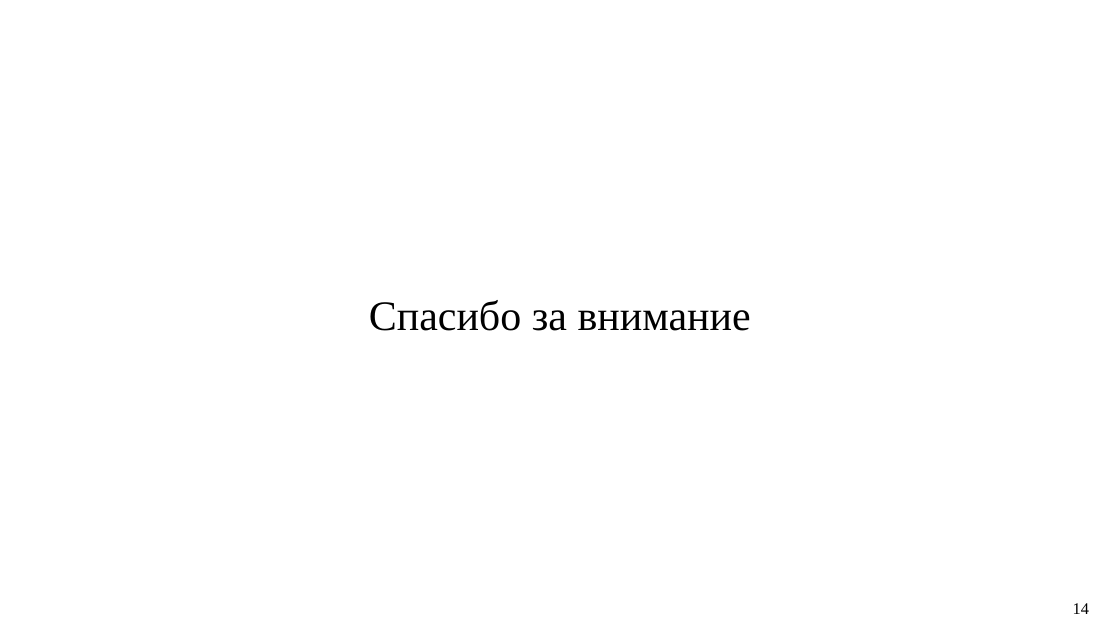
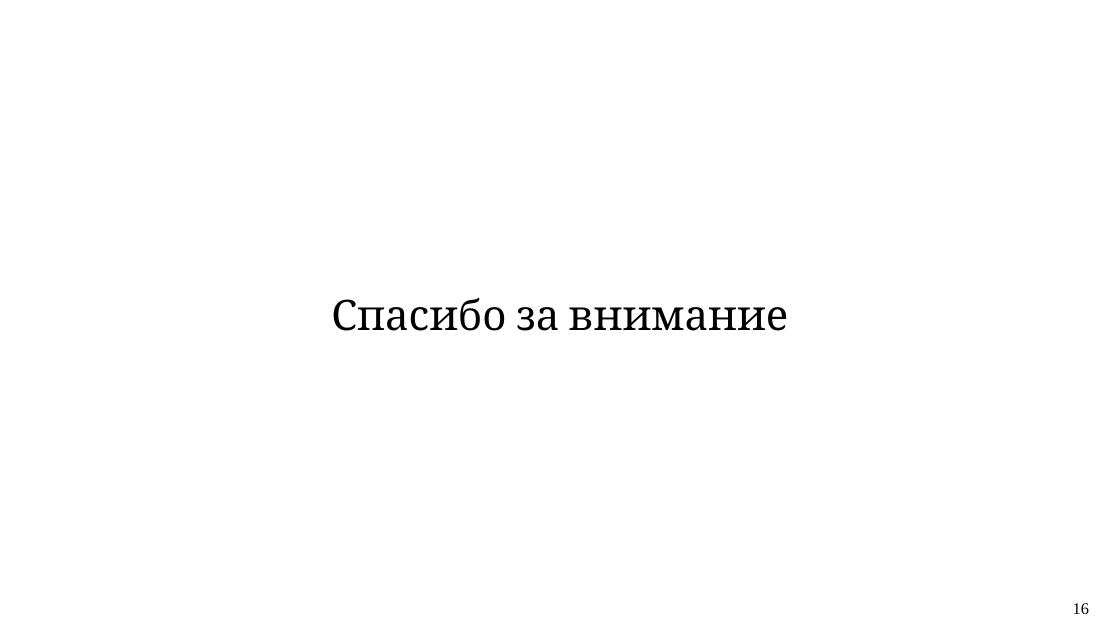
Before and after one commit to PatheticOTD/drone_detection, a slide deck: slide 16 of Drone_detection_VKR_v3.pptx (slide 15 before the commit). Drawn at 1120x630 pixels with LibreOffice and Linux fonts; fonts in the diff are those of the drawing. Boxes give left, top, right and bottom in pixels: in the first picture for what was removed or moved away, otherwise in the second. Text is boxed around its words. In the diff, an @@ line names an element or a change of style, - is before the commit and + after.

```diff
--- a/Drone_detection_VKR_v3.pptx
+++ b/Drone_detection_VKR_v3.pptx
@@ text "Спасибо за внимание" at (x1=331, y1=298, x2=789, y2=331): font Times New Roman to Cambria @@
@@ text at (x1=1073, y1=603, x2=1089, y2=614): text changed @@
-14
+16
```
Also in this commit, not shown: 12 other slides changed, 1 slide added, 1 other file.
